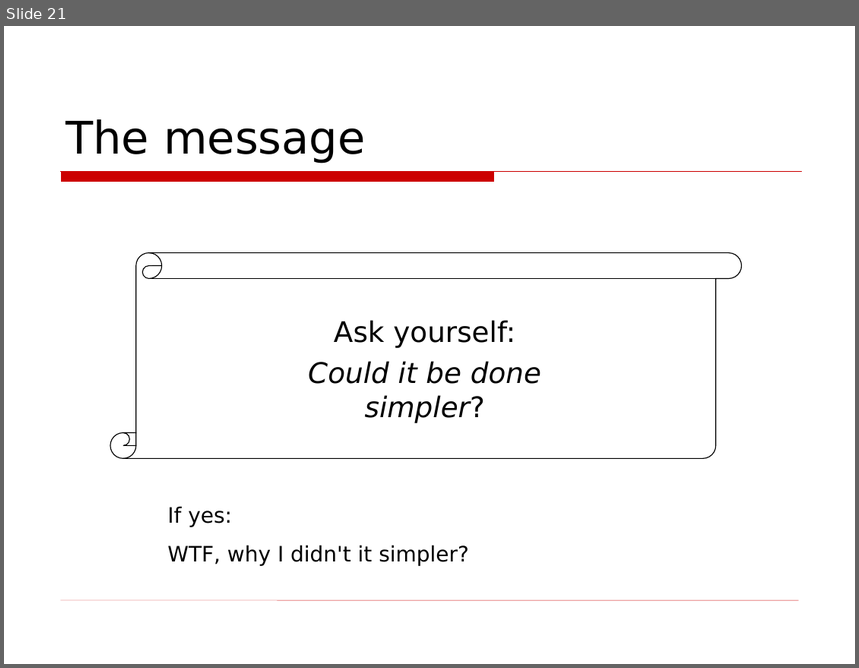
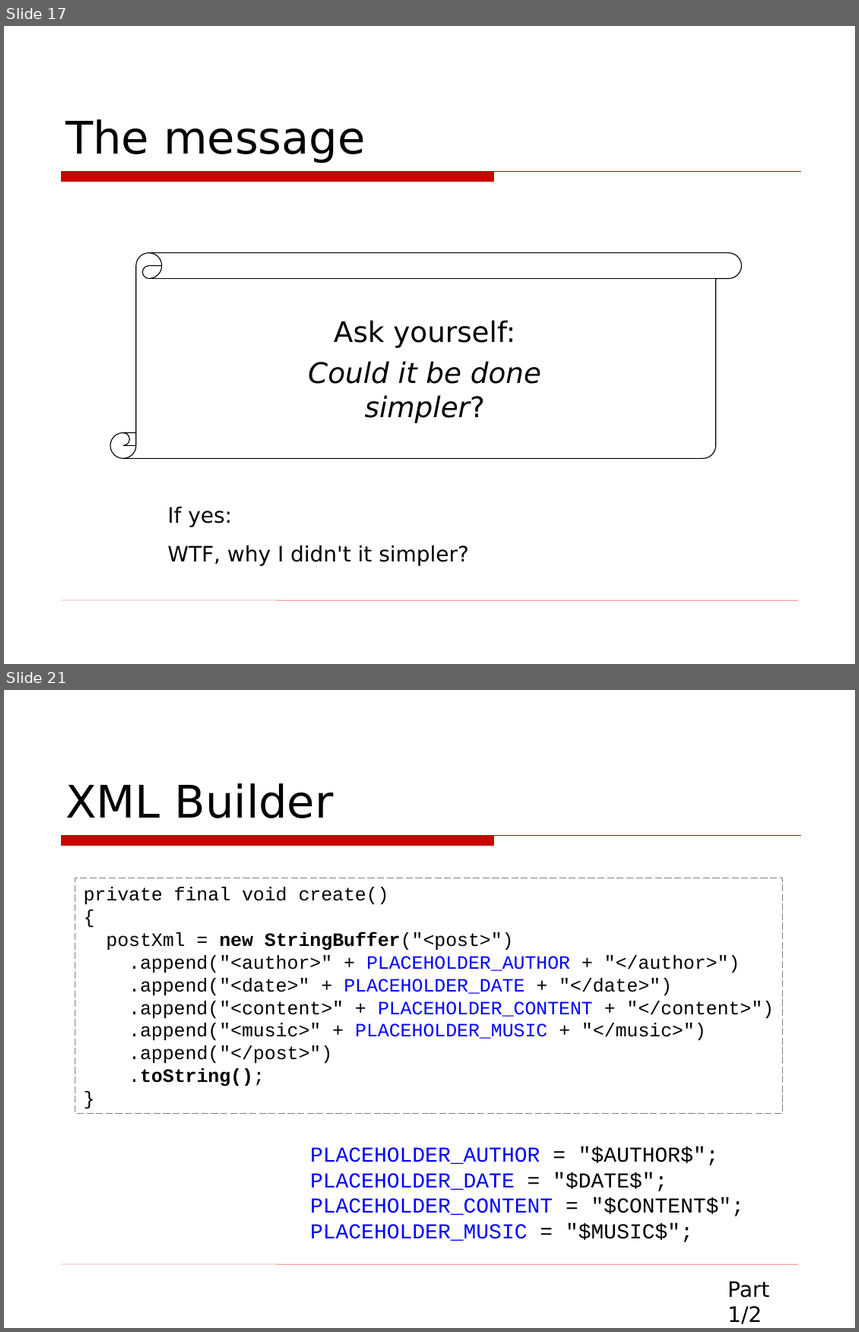
Before and after one commit to asolntsev/presentations, a slide deck: wtf-code/WTF_code.topconf.en.ppt. Shown one above the other, each under a label of ours: slide 21 before the commit, slides 17 and 21 after it; the slides between them are not shown. The pictures are 859x668 and 859x1332 pixels, drawn with LibreOffice and Linux fonts; fonts in the diff are those of the drawing; background and template pictures are left out. Boxes give left, top, right and bottom in pixels: in the first picture for what was removed or moved away, otherwise in the second. Text is boxed around its words. In the diff, an @@ line names an element or a change of style, - is before the commit and + after.

```diff
--- a/wtf-code/WTF_code.topconf.en.ppt
+++ b/wtf-code/WTF_code.topconf.en.ppt
@@ slide 21 added at bbox=[4, 690, 855, 1328], background picture (left out); not listed: 2 template elements that a slide beside it also shows @@
@@ title added at bbox=[66, 783, 334, 818], 38 pt, text #000000 @@
+XML Builder
@@ rectangle added at bbox=[75, 878, 783, 1114], fill #FFFFFF, outline #808080 0.74 pt dashed, 16 pt, text #000000 @@
+private final void create()
+{
+postXml = new StringBuffer("<post>")
+.append("<author>" + PLACEHOLDER_AUTHOR + "</author>")
+.append("<date>" + PLACEHOLDER_DATE + "</date>")
+.append("<content>" + PLACEHOLDER_CONTENT + "</content>")
+.append("<music>" + PLACEHOLDER_MUSIC + "</music>")
+.append("</post>")
+.toString();
+}
@@ text added at bbox=[310, 1147, 745, 1243], 18 pt, text #0000FF @@
+PLACEHOLDER_AUTHOR = "$AUTHOR$";
+PLACEHOLDER_DATE = "$DATE$";
+PLACEHOLDER_CONTENT = "$CONTENT$";
+PLACEHOLDER_MUSIC = "$MUSIC$";
@@ text added at bbox=[728, 1281, 769, 1325], 18 pt, text #000000 @@
+Part 1/2
@@ what was slide 21 is now slide 17 @@
```
Also in this commit, not shown: 10 slides changed, 9 other slides added, 12 slides removed.
